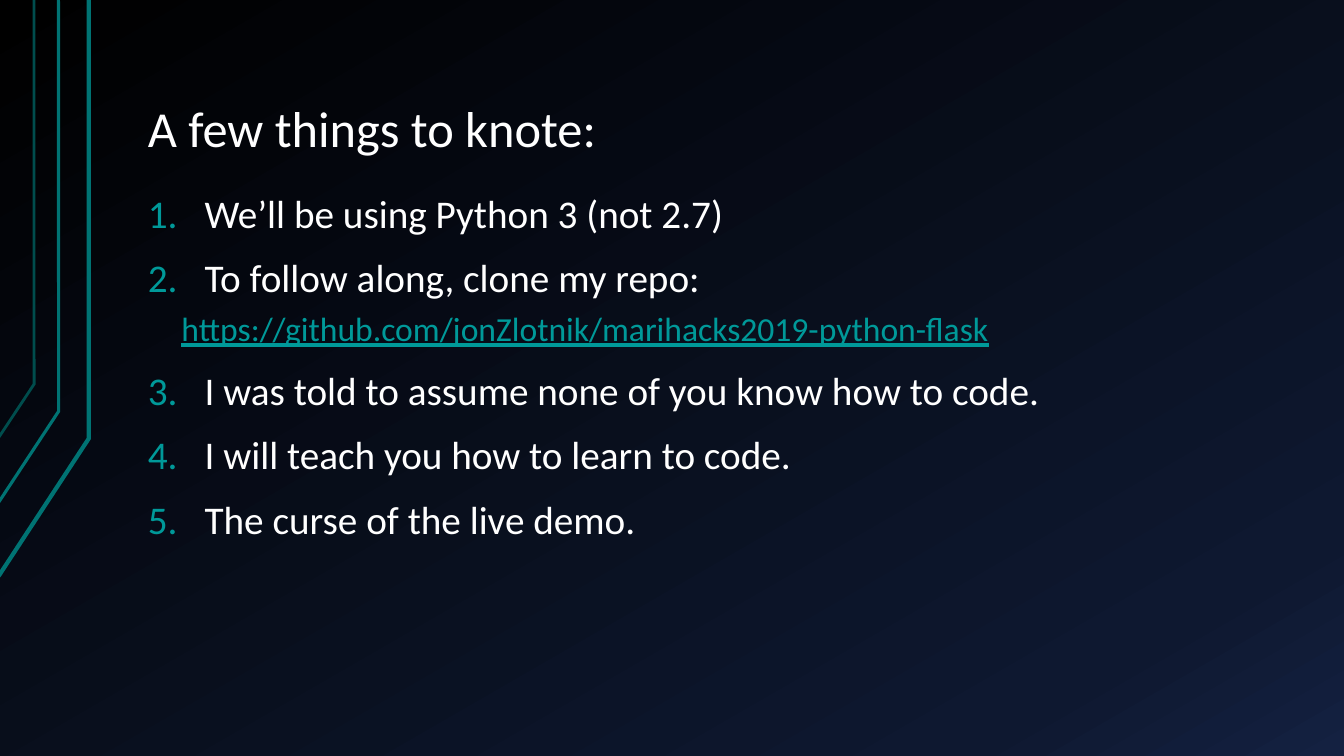
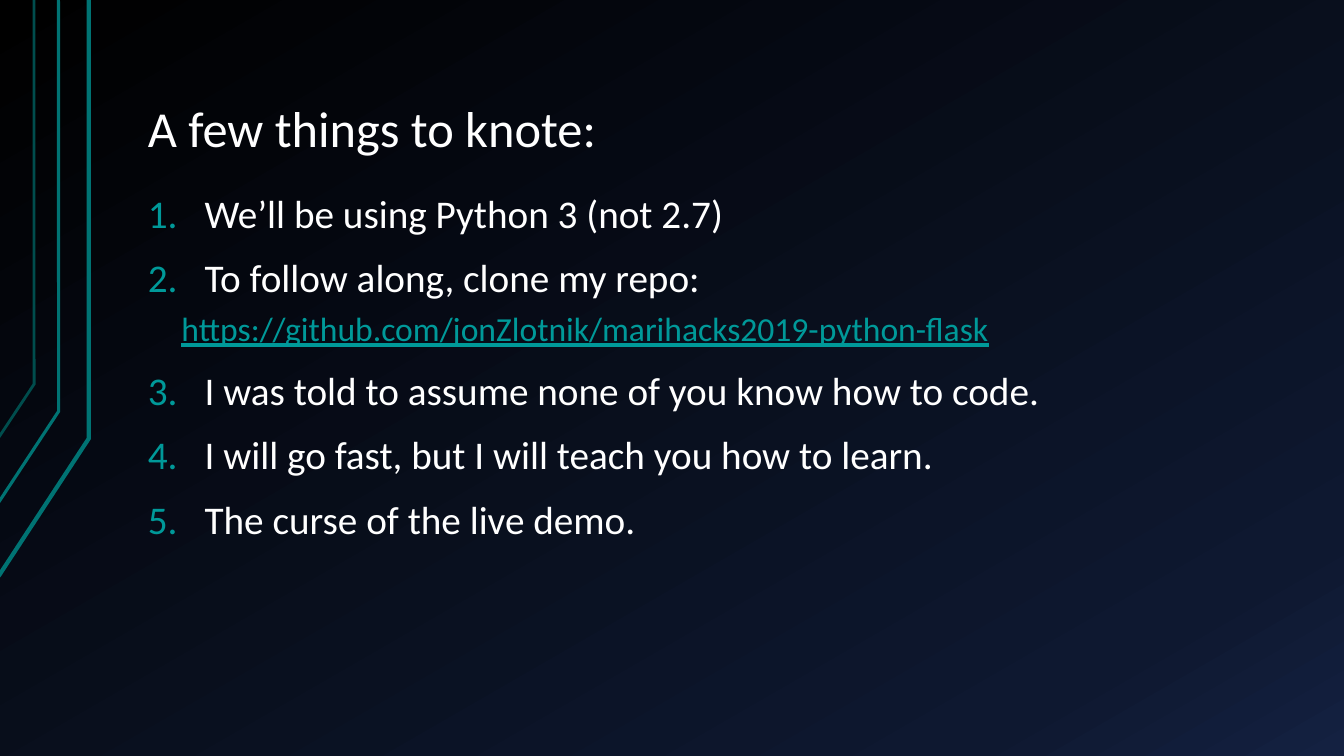
Before and after one commit to jonZlotnik/marihacks2019-python-flask, a slide deck: slide 10 of presentation/marihacks2019-presentation-withnotes.pptx. Drawn at 1344x756 pixels with LibreOffice and Linux fonts; fonts in the diff are those of the drawing. Boxes give left, top, right and bottom in pixels: in the first picture for what was removed or moved away, otherwise in the second. Text is boxed around its words. In the diff, an @@ line names an element or a change of style, - is before the commit and + after.

```diff
--- a/presentation/marihacks2019-presentation-withnotes.pptx
+++ b/presentation/marihacks2019-presentation-withnotes.pptx
@@ text at (x1=205, y1=441, x2=932, y2=476): text changed @@
-4. I will teach you how to learn to code.
+4. I will go fast, but I will teach you how to learn.
```
Also in this commit, not shown: 1 other slide changed, 2 other files.
